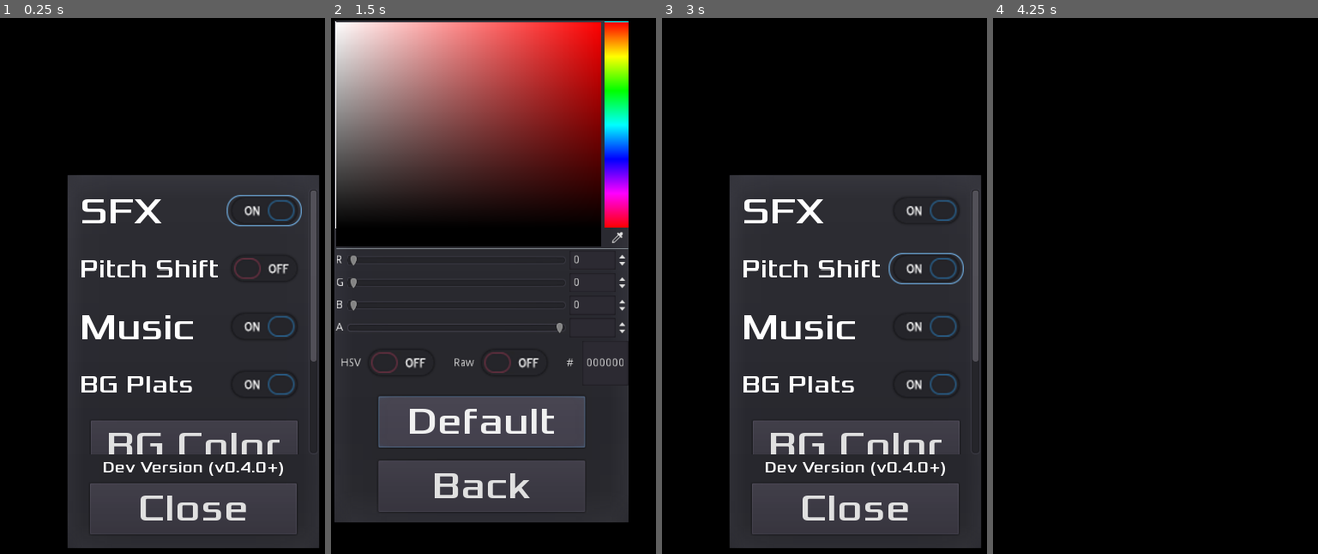
Above: before the commit, frames 1-4 (left to right).
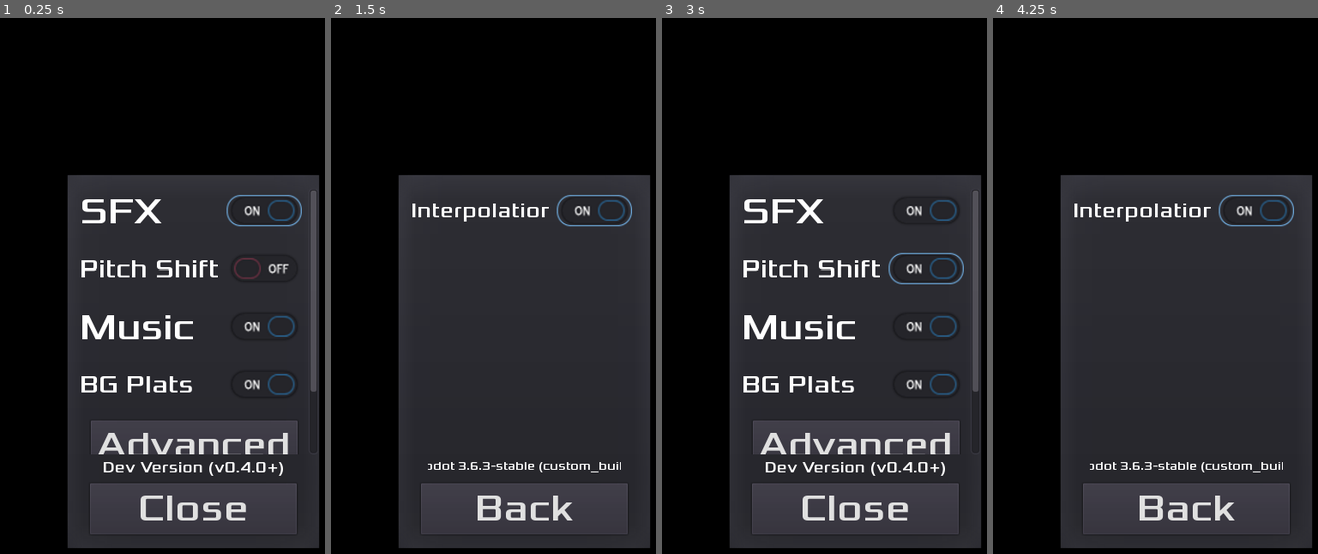
Above: after the commit, the same moments.

Repository: tomas7770/RunJump
Game: Godot game, scene res://scenes/SettingsHUD/SettingsHUD.tscn
Two runs of this game, one before a commit and one after it. Both use one fixed random seed, a clock stepped at 60 frames per second and the inputs below. This scene is started directly instead of the project's main scene. Sound files missing from this copy of the repository are replaced by a short silence.
Inputs (mouse positions are in pixels of both pictures, inside the frame that each line leads up to):
- Up to frame 1 (0.25 s): no input
- Up to frame 2 (1.5 s): click (522, 446) at 0.5 s, where only the run before the commit has a clickable "BG Color"; click (480, 420) at 1.25 s, where only the run before the commit has a clickable "Default"
- Up to frame 3 (3 s): click "Back" at 2 s; click (928, 269) at 2.75 s
- Up to frame 4 (4.25 s): click "Advanced" at 3.5 s

The runs differ from the first frame. In frame 1, 1.3% of the frame differs, in the area x 30-98%, y 63-82%; in frame 2, 64%, in the area x 1-99%, y 0-99%; in frame 3, 1.3%; in frame 4, 54%.

Commit message:
Remove BG color option

Diff:
--- a/scenes/SettingsHUD/SettingsHUD.gd
+++ b/scenes/SettingsHUD/SettingsHUD.gd
@@ -2,8 +2,6 @@
 
 onready var main_settings = $HUD_Container/MainSettings
 onready var settings_list = $HUD_Container/MainSettings/ScrollContainer/VBoxContainer
-onready var color_settings = $HUD_Container/ColorSettings
-onready var color_picker = $HUD_Container/ColorSettings/ColorPicker
 onready var adv_settings = $HUD_Container/AdvSettings
 onready var adv_settings_list = $HUD_Container/AdvSettings/ScrollContainer/VBoxContainer
 onready var credits = $HUD_Container/Credits
@@ -47,7 +45,7 @@
 	adv_settings_list.get_node("InterpContainer").get_node("CheckButton").set_pressed_no_signal(enabled)
 
 func _submenu_open():
-	return color_settings.visible or adv_settings.visible
+	return adv_settings.visible
 
 func _on_MuteButton_toggled(button_pressed):
 	GlobalVariables.mute_set(!button_pressed)
@@ -67,10 +65,6 @@
 func _on_CloseButton_pressed():
 	queue_free()
 
-func _on_ColorButton_pressed():
-	color_settings.popup()
-	main_settings.hide()
-
 func _on_AdvButton_pressed():
 	adv_settings.popup()
 	main_settings.hide()
@@ -81,14 +75,5 @@
 
 func _on_BackButton_pressed():
 	main_settings.popup()
-	color_settings.hide()
 	adv_settings.hide()
 	credits.hide()
-
-func _on_ColorPicker_color_changed(color):
-	VisualServer.set_default_clear_color(color)
-
-func _on_DefaultButton_pressed():
-	var color = ProjectSettings.get_setting("rendering/environment/default_clear_color")
-	color_picker.set_pick_color(color)
-	VisualServer.set_default_clear_color(color)
--- a/scenes/SettingsHUD/SettingsHUD.tscn
+++ b/scenes/SettingsHUD/SettingsHUD.tscn
@@ -30,20 +30,16 @@
 texture = ExtResource( 7 )
 region_rect = Rect2( 0, 0, 96, 48 )
 
+[sub_resource type="DynamicFont" id=7]
+size = 46
+font_data = ExtResource( 1 )
+
 [sub_resource type="DynamicFont" id=3]
 size = 48
 font_data = ExtResource( 1 )
 
-[sub_resource type="DynamicFont" id=7]
-size = 46
-font_data = ExtResource( 1 )
-
 [sub_resource type="DynamicFont" id=5]
 size = 20
-font_data = ExtResource( 1 )
-
-[sub_resource type="DynamicFont" id=6]
-size = 48
 font_data = ExtResource( 1 )
 
 [sub_resource type="DynamicFont" id=13]
@@ -181,19 +177,6 @@
 margin_bottom = 56.0
 custom_styles/focus = SubResource( 12 )
 pressed = true
-__meta__ = {
-"_edit_use_anchors_": false
-}
-
-[node name="ColorButton" type="Button" parent="HUD_Container/MainSettings/ScrollContainer/VBoxContainer"]
-margin_left = 13.0
-margin_top = 288.0
-margin_right = 271.0
-margin_bottom = 352.0
-rect_min_size = Vector2( 258, 64 )
-size_flags_horizontal = 4
-custom_fonts/font = SubResource( 3 )
-text = "BG Color"
 __meta__ = {
 "_edit_use_anchors_": false
 }
@@ -251,62 +234,6 @@
 align = 1
 clip_text = true
 
-[node name="ColorSettings" type="PopupDialog" parent="HUD_Container"]
-anchor_left = 0.5
-anchor_top = 0.5
-anchor_right = 0.5
-anchor_bottom = 0.5
-margin_left = -190.0
-margin_top = -315.0
-margin_right = 190.0
-margin_bottom = 315.0
-rect_min_size = Vector2( 0, 630 )
-popup_exclusive = true
-__meta__ = {
-"_edit_use_anchors_": false
-}
-
-[node name="ColorPicker" type="ColorPicker" parent="HUD_Container/ColorSettings"]
-margin_left = 1.0
-margin_top = 1.0
-margin_right = 1.0
-margin_bottom = 1.0
-presets_enabled = false
-presets_visible = false
-__meta__ = {
-"_edit_use_anchors_": false
-}
-
-[node name="BackButton" type="Button" parent="HUD_Container/ColorSettings"]
-anchor_left = 0.5
-anchor_top = 1.0
-anchor_right = 0.5
-anchor_bottom = 1.0
-margin_left = -129.0
-margin_top = -80.0
-margin_right = 129.0
-margin_bottom = -16.0
-custom_fonts/font = SubResource( 6 )
-text = "Back"
-__meta__ = {
-"_edit_use_anchors_": false
-}
-
-[node name="DefaultButton" type="Button" parent="HUD_Container/ColorSettings"]
-anchor_left = 0.5
-anchor_top = 1.0
-anchor_right = 0.5
-anchor_bottom = 1.0
-margin_left = -129.0
-margin_top = -160.0
-margin_right = 129.0
-margin_bottom = -96.0
-custom_fonts/font = SubResource( 6 )
-text = "Default"
-__meta__ = {
-"_edit_use_anchors_": false
-}
-
 [node name="AdvSettings" type="PopupDialog" parent="HUD_Container"]
 anchor_left = 0.5
 anchor_top = 0.5
@@ -442,13 +369,9 @@
 [connection signal="toggled" from="HUD_Container/MainSettings/ScrollContainer/VBoxContainer/SFXShiftContainer/CheckButton" to="." method="_on_SFXShiftButton_toggled"]
 [connection signal="toggled" from="HUD_Container/MainSettings/ScrollContainer/VBoxContainer/MusicContainer/CheckButton" to="." method="_on_MusicButton_toggled"]
 [connection signal="toggled" from="HUD_Container/MainSettings/ScrollContainer/VBoxContainer/BGContainer/CheckButton" to="." method="_on_BGButton_toggled"]
-[connection signal="pressed" from="HUD_Container/MainSettings/ScrollContainer/VBoxContainer/ColorButton" to="." method="_on_ColorButton_pressed"]
 [connection signal="pressed" from="HUD_Container/MainSettings/ScrollContainer/VBoxContainer/AdvButton" to="." method="_on_AdvButton_pressed"]
 [connection signal="pressed" from="HUD_Container/MainSettings/ScrollContainer/VBoxContainer/CreditsButton" to="." method="_on_CreditsButton_pressed"]
 [connection signal="pressed" from="HUD_Container/MainSettings/CloseButton" to="." method="_on_CloseButton_pressed"]
-[connection signal="color_changed" from="HUD_Container/ColorSettings/ColorPicker" to="." method="_on_ColorPicker_color_changed"]
-[connection signal="pressed" from="HUD_Container/ColorSettings/BackButton" to="." method="_on_BackButton_pressed"]
-[connection signal="pressed" from="HUD_Container/ColorSettings/DefaultButton" to="." method="_on_DefaultButton_pressed"]
 [connection signal="toggled" from="HUD_Container/AdvSettings/ScrollContainer/VBoxContainer/InterpContainer/CheckButton" to="." method="_on_InterpButton_toggled"]
 [connection signal="pressed" from="HUD_Container/AdvSettings/BackButton" to="." method="_on_BackButton_pressed"]
 [connection signal="pressed" from="HUD_Container/Credits/BackButton" to="." method="_on_BackButton_pressed"]
Not shown: 1 places in scenes/SettingsHUD/SettingsHUD.tscn that only renumber resources
